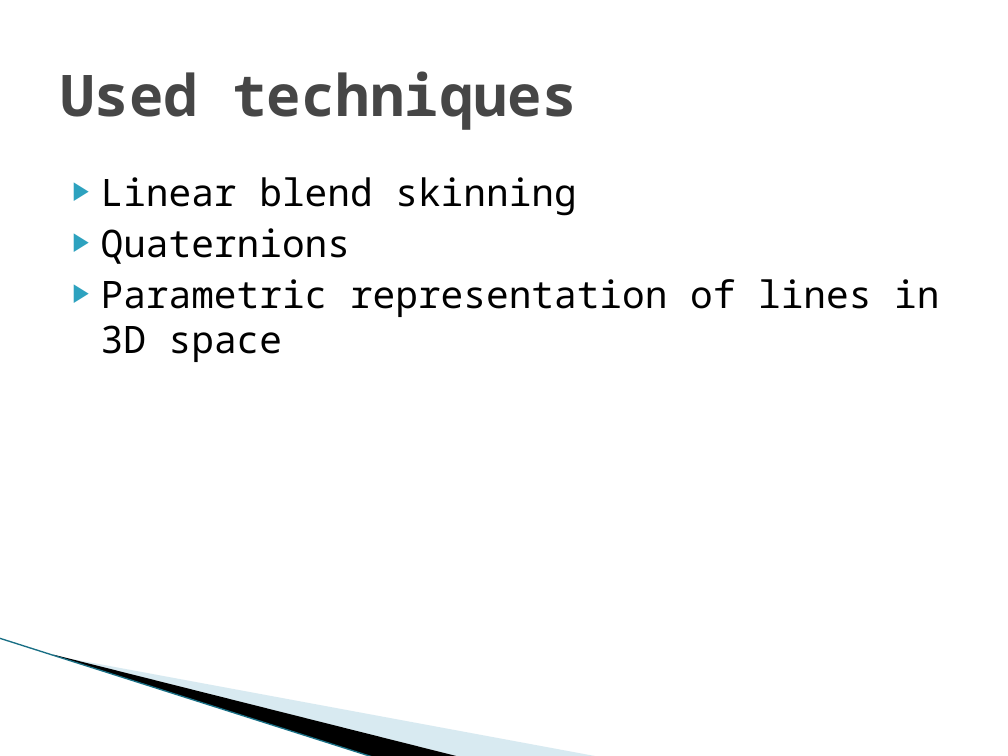
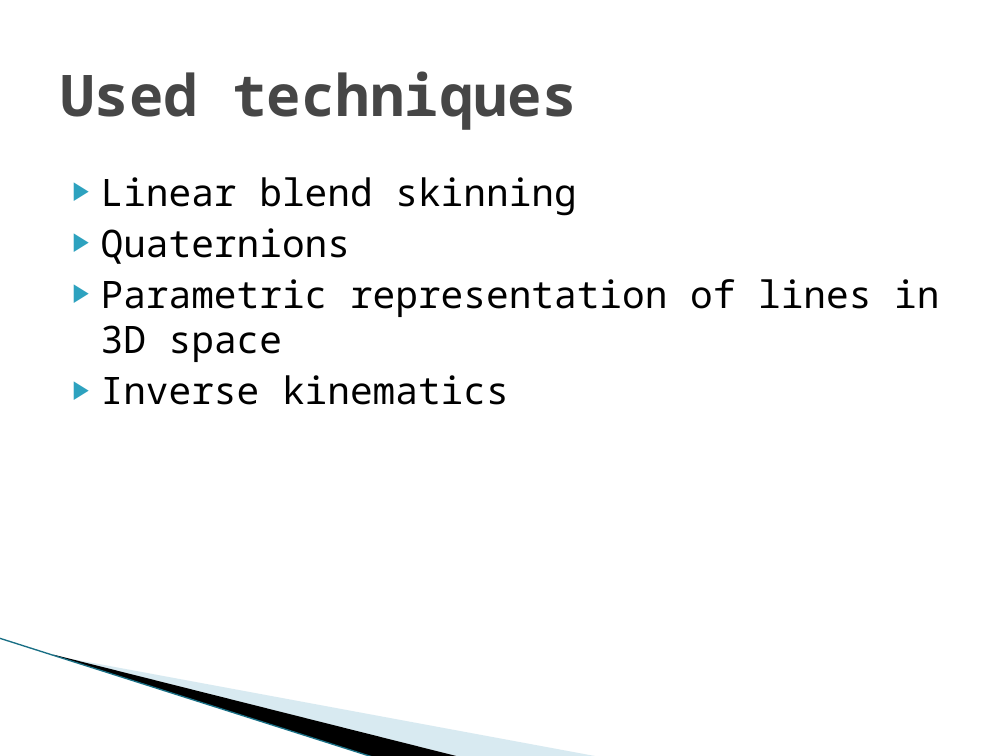
Before and after one commit to hobama/cvg01, a slide deck: slide 7 of docs/Presentation/Presentation.pptx (slide 8 before the commit). Drawn at 1008x756 pixels with LibreOffice and Linux fonts; fonts in the diff are those of the drawing; background and template pictures are left out. Boxes give left, top, right and bottom in pixels: in the first picture for what was removed or moved away, otherwise in the second. Text is boxed around its words. In the diff, an @@ line names an element or a change of style, - is before the commit and + after.

```diff
--- a/docs/Presentation/Presentation.pptx
+++ b/docs/Presentation/Presentation.pptx
@@ text at (x1=101, y1=375, x2=509, y2=405): paragraph added @@
+▶ Inverse kinematics
```
Also in this commit, not shown: 3 other slides changed, 11 slides added.
